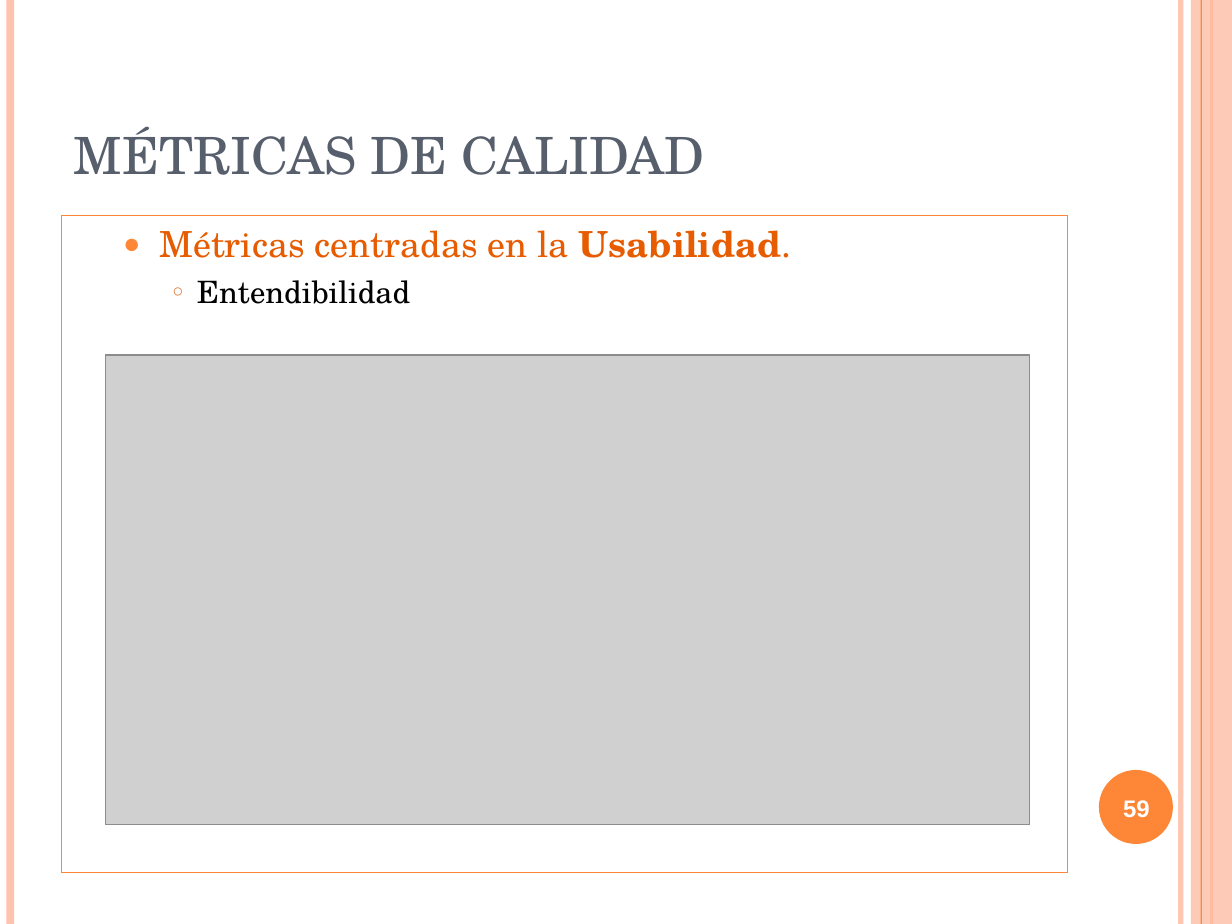
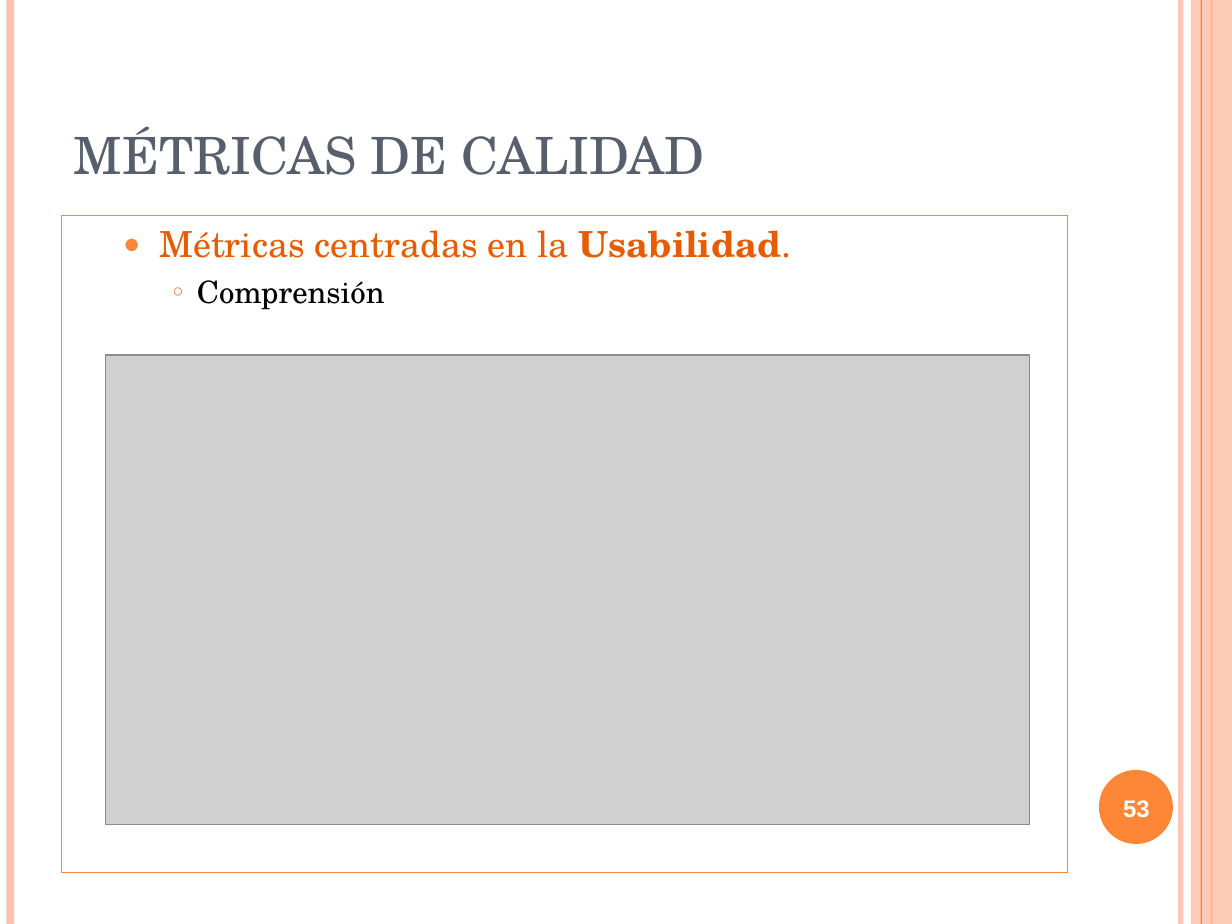
Before and after one commit to txedo/isi-auditoria, a slide deck: slide 53 of calidad/Trabajo/presentacion/presentacionCalidad.ppt (slide 59 before the commit). Drawn at 1232x924 pixels with LibreOffice and Linux fonts; fonts in the diff are those of the drawing; grey boxes stand for pictures. Boxes give left, top, right and bottom in pixels: in the first picture for what was removed or moved away, otherwise in the second. Text is boxed around its words. In the diff, an @@ line names an element or a change of style, - is before the commit and + after.

```diff
--- a/calidad/Trabajo/presentacion/presentacionCalidad.ppt
+++ b/calidad/Trabajo/presentacion/presentacionCalidad.ppt
@@ text in rectangle at <box>197,280,385,310</box>: text changed @@
-    ○ Entendibilidad
+    ○ Comprensión
@@ page number at <box>1123,800,1150,818</box>: text changed @@
-59
+53
```
Also in this commit, not shown: 14 other slides changed, 6 slides removed, 1 other file.
